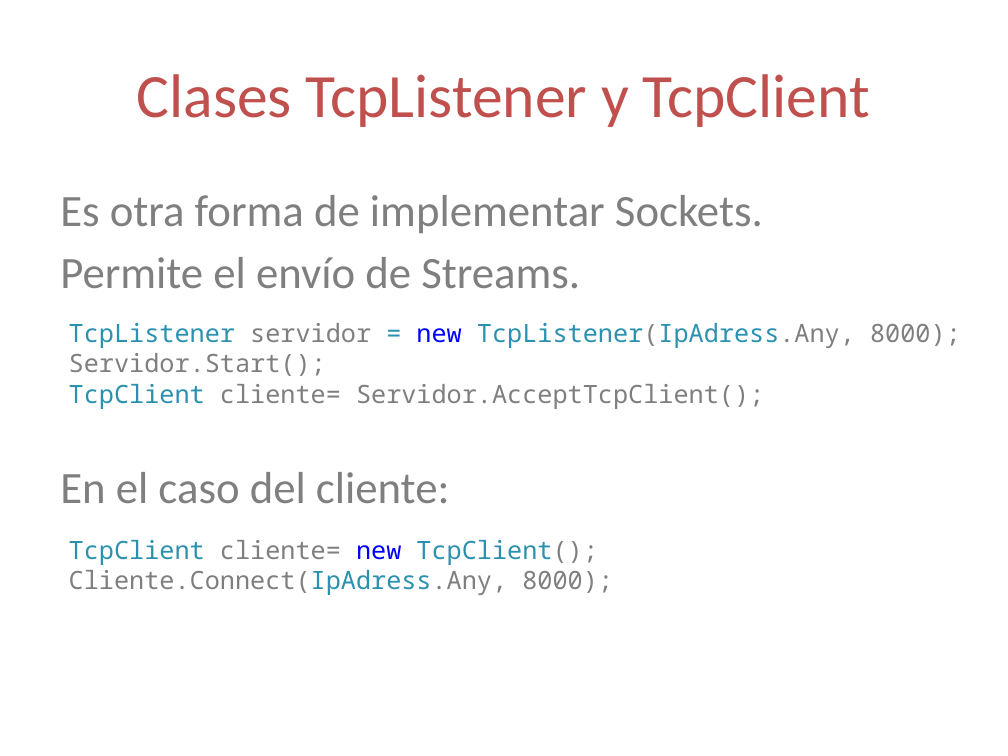
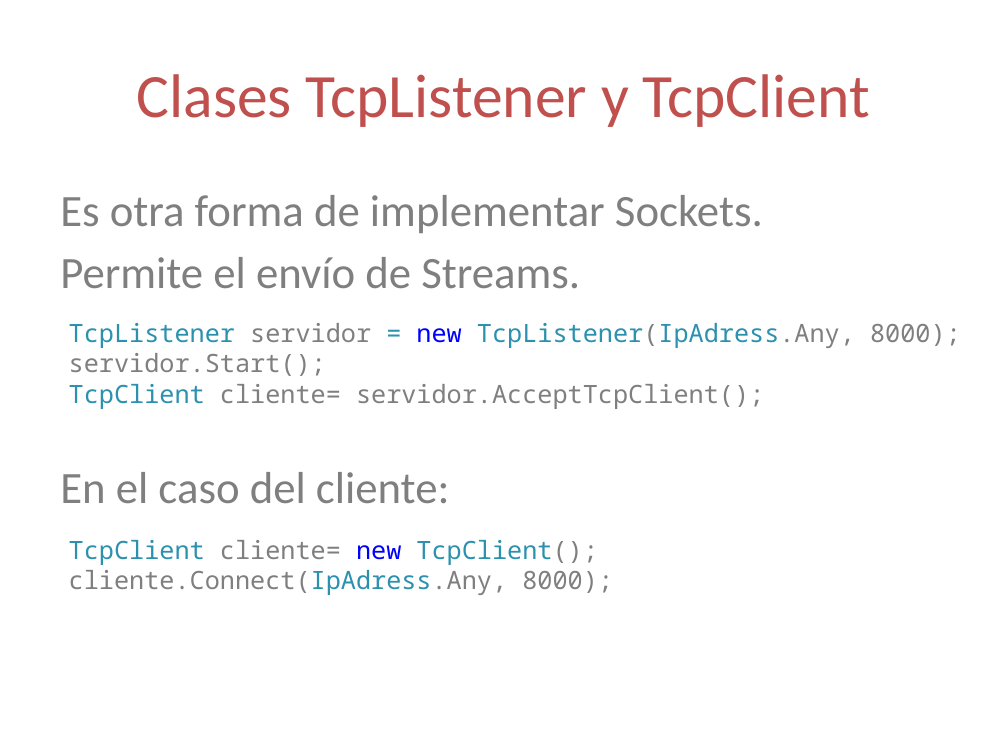
Before and after one commit to lopezjurip/AyudantiaIIC2233, a slide deck: slide 33 of Networking/Ayudantía Threads + Networking.pptx (slide 31 before the commit). Drawn at 1008x756 pixels with LibreOffice and Linux fonts; fonts in the diff are those of the drawing. Boxes give left, top, right and bottom in pixels: in the first picture for what was removed or moved away, otherwise in the second. Text is boxed around its words. In the diff, an @@ line names an element or a change of style, - is before the commit and + after.

```diff
--- a/Networking/Ayudantía Threads + Networking.pptx
+++ b/Networking/Ayudantía Threads + Networking.pptx
@@ text at [69,353,764,409]: text changed @@
-Servidor.Start();
-TcpClient cliente= Servidor.AcceptTcpClient();
+servidor.Start();
+TcpClient cliente= servidor.AcceptTcpClient();
@@ text at [69,570,613,595]: text changed @@
-Cliente.Connect(IpAdress.Any, 8000);
+cliente.Connect(IpAdress.Any, 8000);
```
Also in this commit, not shown: 13 other slides changed, 2 slides added, 30 other files.
